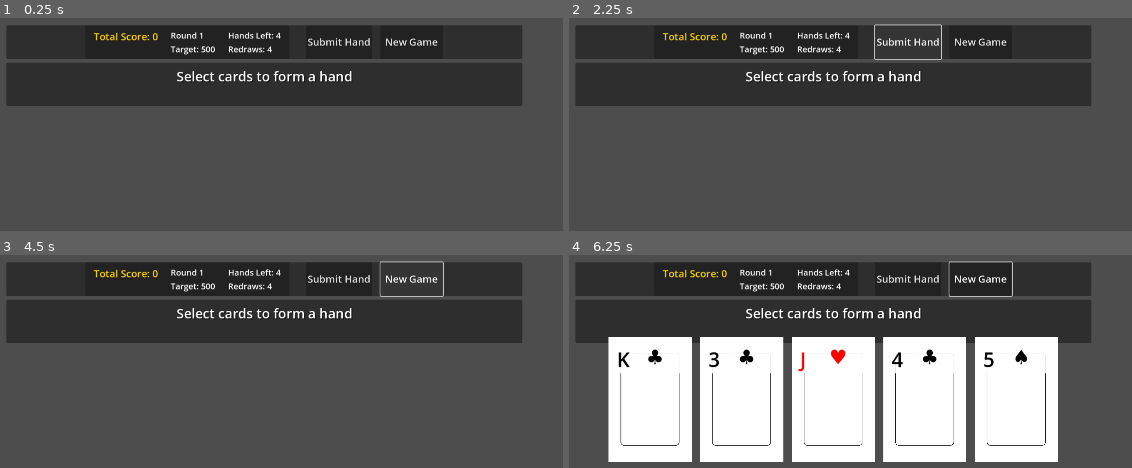
Above: before the commit, frames 1-4 (two rows, left to right).
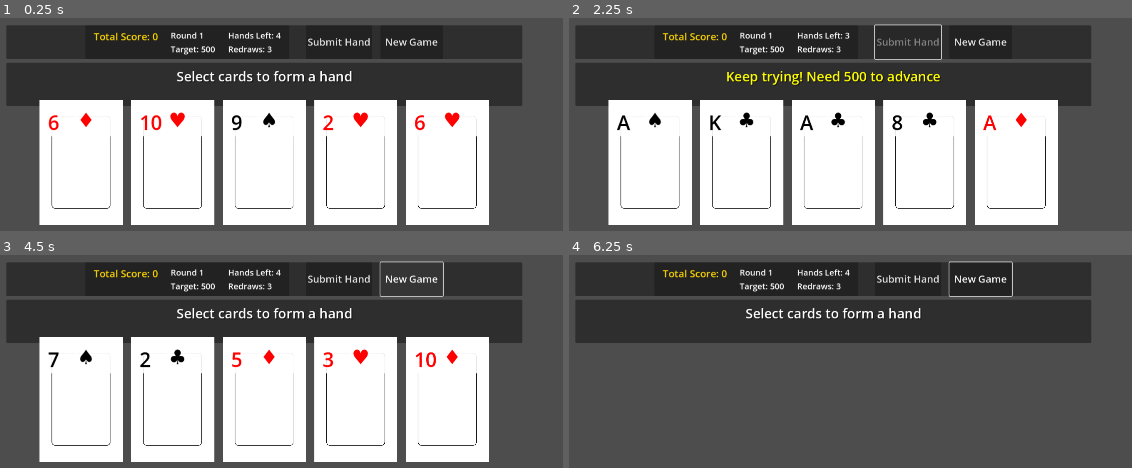
Above: after the commit, the same moments.

Repository: siwanetzu/cardgame
Game: Godot game, scene res://card_manager.tscn
Same seed, same stepped clock (60 frames per second), same inputs: the game is played once before the commit and once after it.
Inputs (mouse positions are in pixels of both pictures, inside the frame that each line leads up to):
- Up to frame 1 (0.25 s): no input
- Up to frame 2 (2.25 s): click "New Game" at 0.5 s; click "New Game" at 1.25 s; click "Submit Hand" at 2 s
- Up to frame 3 (4.5 s): click (337, 278) at 2.75 s, where only the run before the commit has a clickable "Submit Hand"; click (337, 278) at 3.5 s, where only the run before the commit has a clickable "Submit Hand"; click "New Game" at 4.25 s
- Up to frame 4 (6.25 s): tap Enter (ui_accept) at 5, 5.27, 5.75, 6.02 s; move the mouse to (outside the picture) at 5.02 s; click (outside the picture) at 5.17 s; move the mouse to (647, 399) at 5.77 s; click (647, 399) at 5.92 s

The runs differ from the first frame. In frame 1, 43% of the frame differs, in the area x 6-87%, y 13-98%; in frame 2, 45%, in the area x 6-87%, y 6-98%; in frame 3, 43%; in frame 4, 43%.
Error before the commit: Invalid access to property or key 'pressed' on a base object of type 'null instance'. (res://card_manager.gd:45)

Commit message:
fixed bug signal connection pressed on null instance

Diff:
--- a/card_manager.gd
+++ b/card_manager.gd
@@ -5,13 +5,13 @@
 @onready var hand_label = $HandDisplay/MarginContainer/VBoxContainer/HandLabel
 @onready var score_label = $HandDisplay/MarginContainer/VBoxContainer/ScoreLabel
 @onready var hand_display = $HandDisplay
-@onready var submit_button = $ButtonContainer/SubmitButton
-@onready var new_game_button = $ButtonContainer/NewGameButton
-@onready var total_score_label = $GameInfo/MarginContainer/VBoxContainer/ScoreLabel
-@onready var round_label = $GameInfo/MarginContainer/VBoxContainer/RoundLabel
-@onready var target_label = $GameInfo/MarginContainer/VBoxContainer/TargetLabel
-@onready var hands_label = $GameInfo/MarginContainer/VBoxContainer/HandsLabel
-@onready var redraws_label = $GameInfo/MarginContainer/VBoxContainer/RedrawsLabel
+@onready var submit_button = $TopBar/HBoxContainer/ButtonContainer/SubmitButton
+@onready var new_game_button = $TopBar/HBoxContainer/ButtonContainer/NewGameButton
+@onready var total_score_label = $TopBar/HBoxContainer/GameInfo/MarginContainer/HBoxContainer/ScoreInfo/ScoreLabel
+@onready var round_label = $TopBar/HBoxContainer/GameInfo/MarginContainer/HBoxContainer/RoundInfo/RoundLabel
+@onready var target_label = $TopBar/HBoxContainer/GameInfo/MarginContainer/HBoxContainer/RoundInfo/TargetLabel
+@onready var hands_label = $TopBar/HBoxContainer/GameInfo/MarginContainer/HBoxContainer/ResourceInfo/HandsLabel
+@onready var redraws_label = $TopBar/HBoxContainer/GameInfo/MarginContainer/HBoxContainer/ResourceInfo/RedrawsLabel
 @onready var game_manager = $GameManager
 
 @export var card_scene: PackedScene  # Assign Card.tscn in the Inspector
@@ -36,16 +36,19 @@
 
 func _ready():
 	# Connect signals
-	game_manager.chips_updated.connect(_on_score_updated)
-	game_manager.round_updated.connect(_on_round_updated)
-	game_manager.redraws_updated.connect(_on_redraws_updated)
-	game_manager.hands_updated.connect(_on_hands_updated)
-	game_manager.round_completed.connect(_on_round_completed)
-	game_manager.game_over.connect(_on_game_over)
-	submit_button.pressed.connect(_on_submit_pressed)
-	new_game_button.pressed.connect(_on_new_game_pressed)
-
-	start_new_game()
+	if game_manager and submit_button and new_game_button:
+		game_manager.chips_updated.connect(_on_score_updated)
+		game_manager.round_updated.connect(_on_round_updated)
+		game_manager.redraws_updated.connect(_on_redraws_updated)
+		game_manager.hands_updated.connect(_on_hands_updated)
+		game_manager.round_completed.connect(_on_round_completed)
+		game_manager.game_over.connect(_on_game_over)
+		submit_button.pressed.connect(_on_submit_pressed)
+		new_game_button.pressed.connect(_on_new_game_pressed)
+
+		start_new_game()
+	else:
+		push_error("Required nodes not found during initialization")
 
 func start_new_game():
 	game_manager.reset_game()
